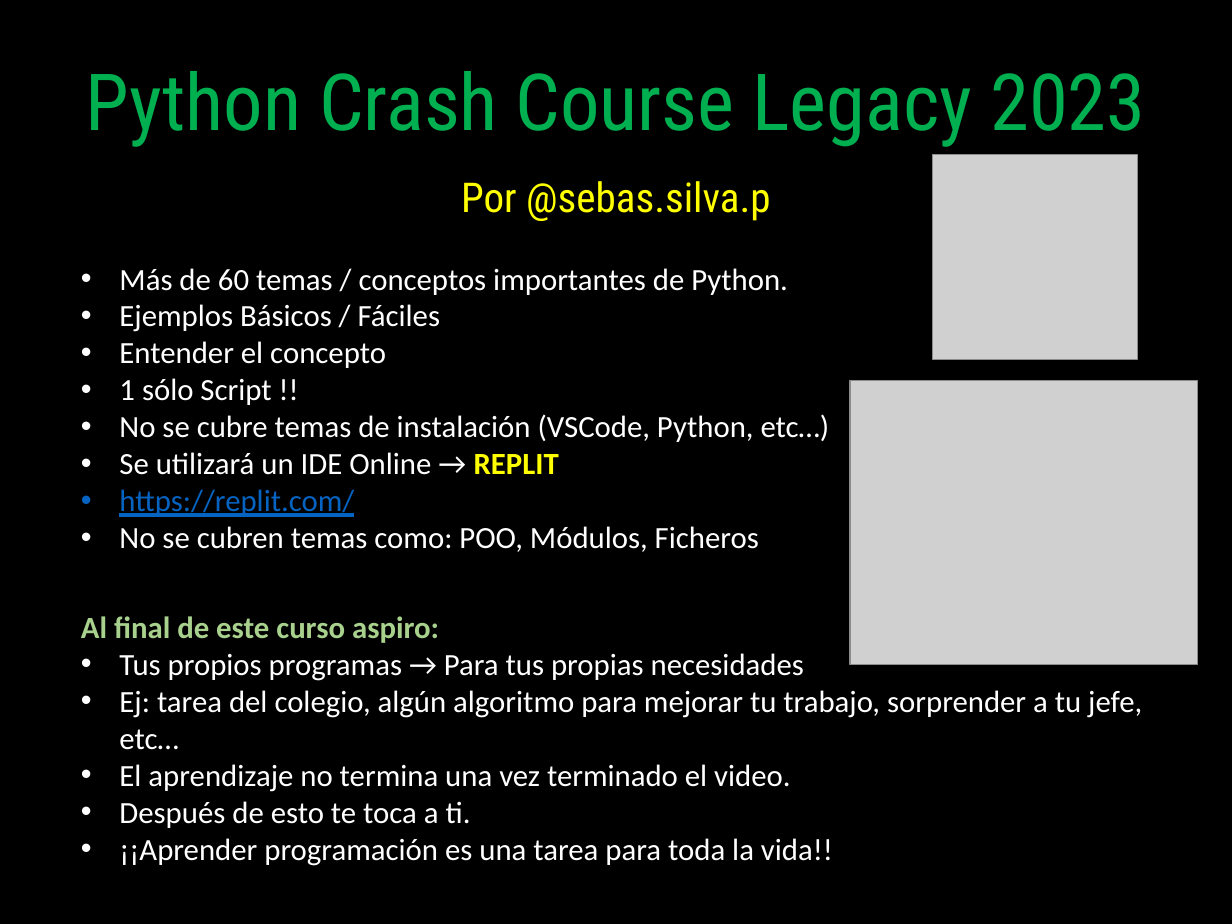
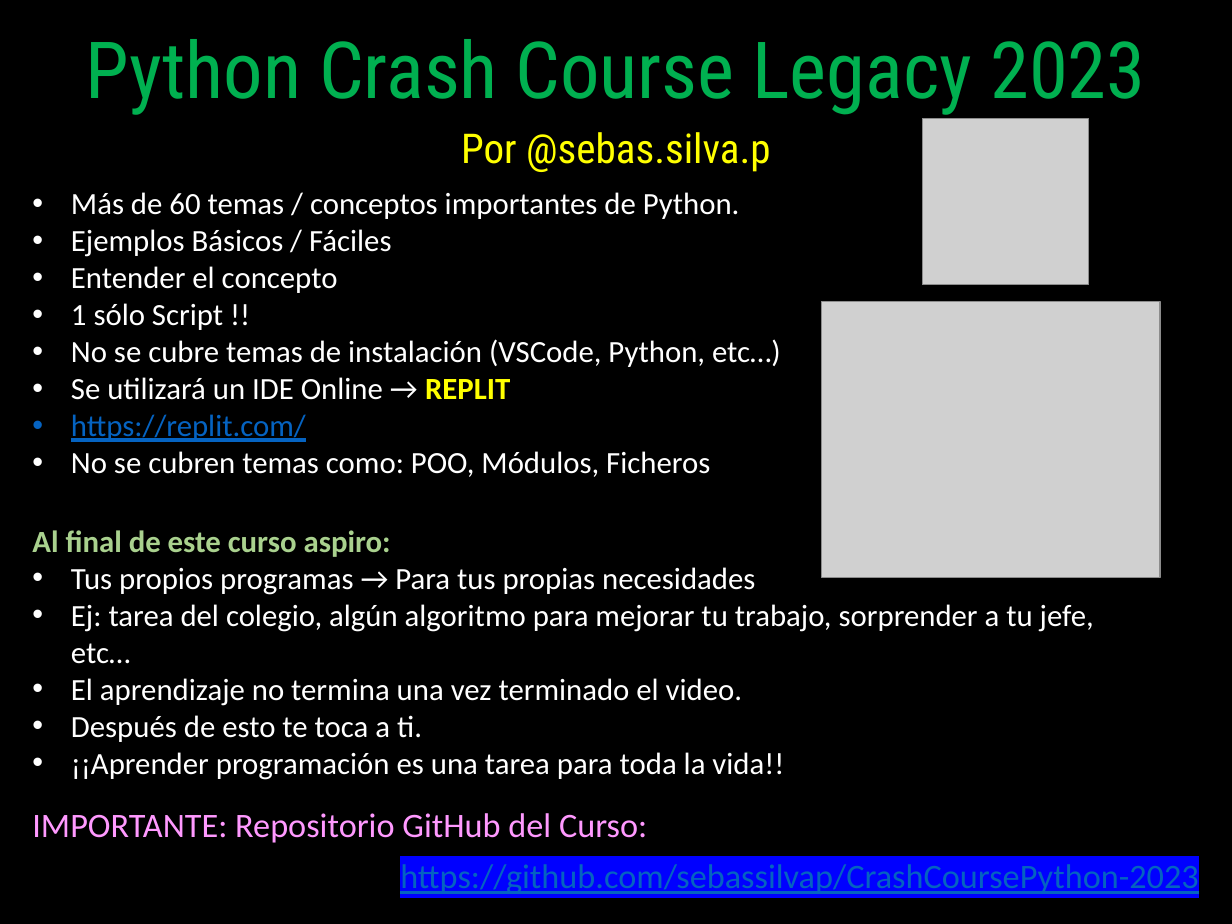
Before and after one commit to sebassilvap/CrashCoursePython-2023, a slide deck: slide 1 of Python Crash Course Legacy 2023.pptx. Drawn at 1232x924 pixels with LibreOffice and Linux fonts; fonts in the diff are those of the drawing; grey boxes stand for pictures. Boxes give left, top, right and bottom in pixels: in the first picture for what was removed or moved away, otherwise in the second. Text is boxed around its words. In the diff, an @@ line names an element or a change of style, - is before the commit and + after.

```diff
--- a/Python Crash Course Legacy 2023.pptx
+++ b/Python Crash Course Legacy 2023.pptx
@@ title "Python Crash Course Legacy 2023": place and size @@
-title "Python Crash Course Legacy 2023" at box(86, 71, 1145, 147)
+title "Python Crash Course Legacy 2023" at box(86, 39, 1145, 115)
@@ picture: place and size @@
-picture at box(933, 154, 1137, 359)
+picture at box(923, 118, 1089, 285)
@@ subtitle "Por @sebas.silva.p": place and size @@
-subtitle "Por @sebas.silva.p" at box(461, 181, 771, 221)
+subtitle "Por @sebas.silva.p" at box(461, 132, 771, 172)
@@ text "Más de 60 temas / ...": place and size @@
-text "Más de 60 temas / ..." at box(119, 268, 830, 552)
+text "Más de 60 temas / ..." at box(71, 192, 781, 477)
@@ picture: place and size @@
-picture at box(850, 381, 1198, 664)
+picture at box(822, 302, 1161, 578)
@@ text "Al final de este curso ...": place and size @@
-text "Al final de este curso ..." at box(81, 616, 1142, 866)
+text "Al final de este curso ..." at box(32, 530, 1094, 780)
@@ text added at box(32, 813, 1198, 894), 20 pt, text #0563C1, underline @@
+IMPORTANTE: Repositorio GitHub del Curso:
+https://github.com/sebassilvap/CrashCoursePython-2023
```
Also in this commit, not shown: 2 other files.
